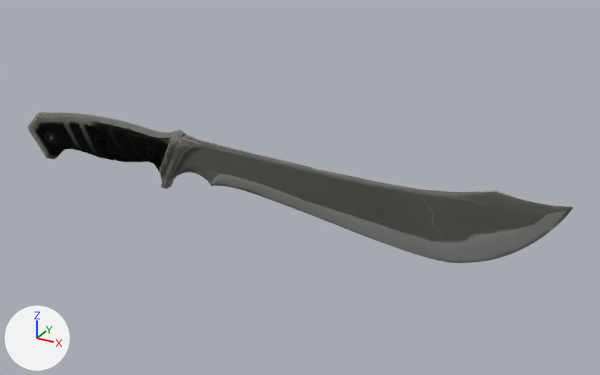
The glTF model preview/ore-v5/assets/forge-models/knife_machete.glb as it was, and as the next commit left it.
One viewpoint serves both versions: a 50 mm lens placed at (0.792, -1.261, 0.636), pointed at (0.079, 0.037, -0.013). Every picture has the same lights, and +X, +Y and +Z are marked at lower left. The first picture is the older version.

Names of what the first picture shows: 'knife_mesh'.
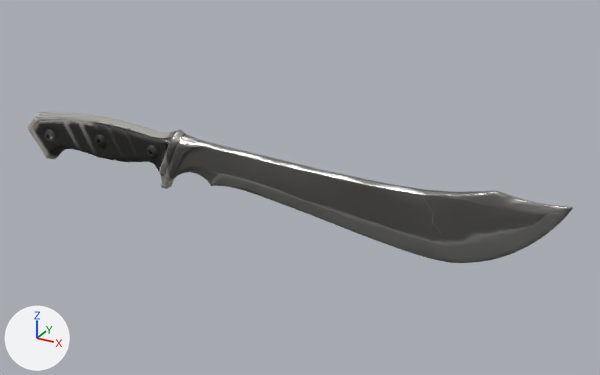
Where the change shows, as pixel boxes (x1, y1, x2, y2) in the pictures (600 x 375 px):
'knife_mesh', surface changed
    both: (27, 112, 573, 263)

What changed in the scene script:
```text
Add img_normal_q90:
    img_normal_q90 = load_image('normal_q90', '_unpacked/normal_q90', 512, 512, 'Non-Color')
Add img_orm_1024:
    img_orm_1024 = load_image('orm_1024', '_unpacked/orm_1024', 512, 512, 'Non-Color')
Change mat_开山刀_mat:
    remove # nodes: BsdfPrincipled, OutputMaterial, TexImage
    nodes: BsdfPrincipled, NormalMap, OutputMaterial, SeparateColor, TexImage x3
    uses the picture img_normal_q90
    uses the picture img_orm_1024
```
